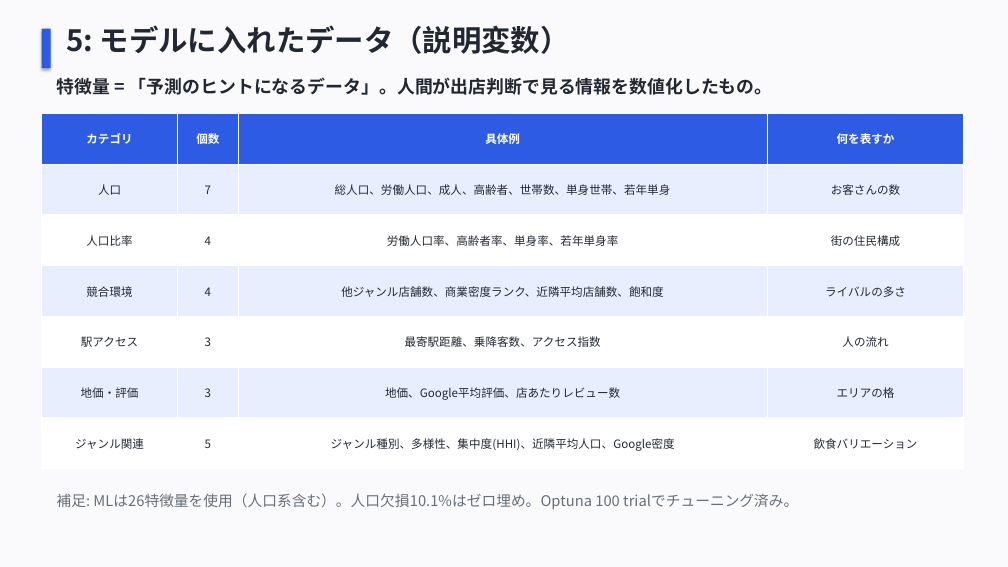
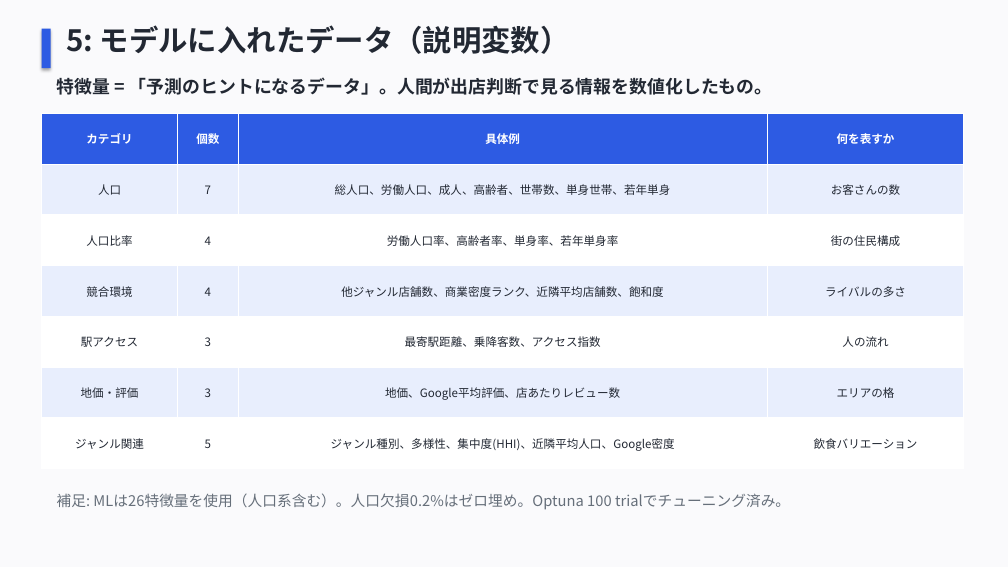
Before and after one commit to HisafumiTakahashi/market_gap_finder, a slide deck: slide 8 of docs/market_gap_finder_presentation.pptx. Drawn at 1008x567 pixels with LibreOffice and Linux fonts; fonts in the diff are those of the drawing. Boxes give left, top, right and bottom in pixels: in the first picture for what was removed or moved away, otherwise in the second. Text is boxed around its words. In the diff, an @@ line names an element or a change of style, - is before the commit and + after.

```diff
--- a/docs/market_gap_finder_presentation.pptx
+++ b/docs/market_gap_finder_presentation.pptx
@@ text at <box>57,493,790,510</box>: text changed @@
-補足: MLは26特徴量を使用（人口系含む）。人口欠損10.1%はゼロ埋め。Optuna 100 trialでチューニング済み。
+補足: MLは26特徴量を使用（人口系含む）。人口欠損0.2%はゼロ埋め。Optuna 100 trialでチューニング済み。
```
Also in this commit, not shown: 1 other slide changed, 6 other files.
